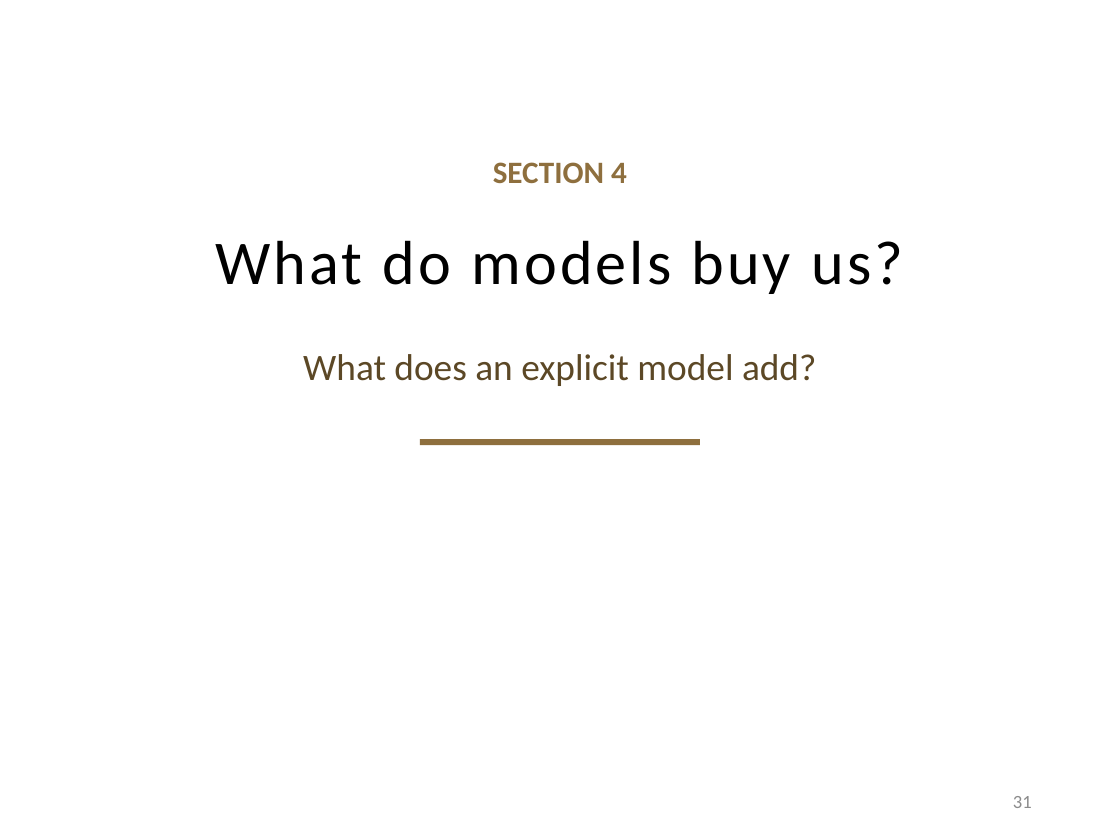
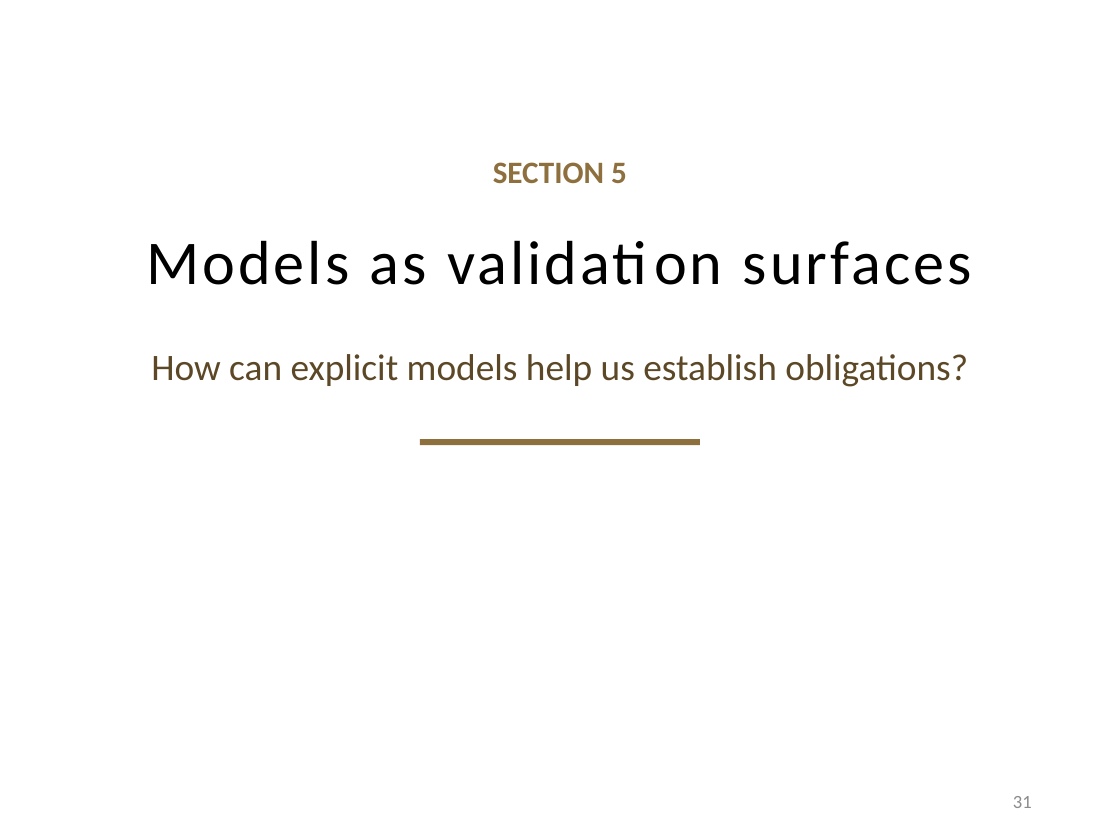
Before and after one commit to davisjam/model-based-agentic-software-engineering, a slide deck: slide 31 of course/lectures/act-2-delegation-and-control/03-alignment/2-3-Alignment.pptx. Drawn at 1120x840 pixels with LibreOffice and Linux fonts; fonts in the diff are those of the drawing; background and template pictures are left out. Boxes give left, top, right and bottom in pixels: in the first picture for what was removed or moved away, otherwise in the second. Text is boxed around its words. In the diff, an @@ line names an element or a change of style, - is before the commit and + after.

```diff
--- a/course/lectures/act-2-delegation-and-control/03-alignment/2-3-Alignment.pptx
+++ b/course/lectures/act-2-delegation-and-control/03-alignment/2-3-Alignment.pptx
@@ text at [493,162,627,183]: text changed @@
-SECTION 4
+SECTION 5
@@ title at [146,240,972,285]: text changed @@
-What do models buy us?
+Models as validation surfaces
@@ text at [151,354,968,387]: text changed @@
-What does an explicit model add?
+How can explicit models help us establish obligations?
```
Also in this commit, not shown: 3 other slides changed, 4 slides added, 1 slide removed.
